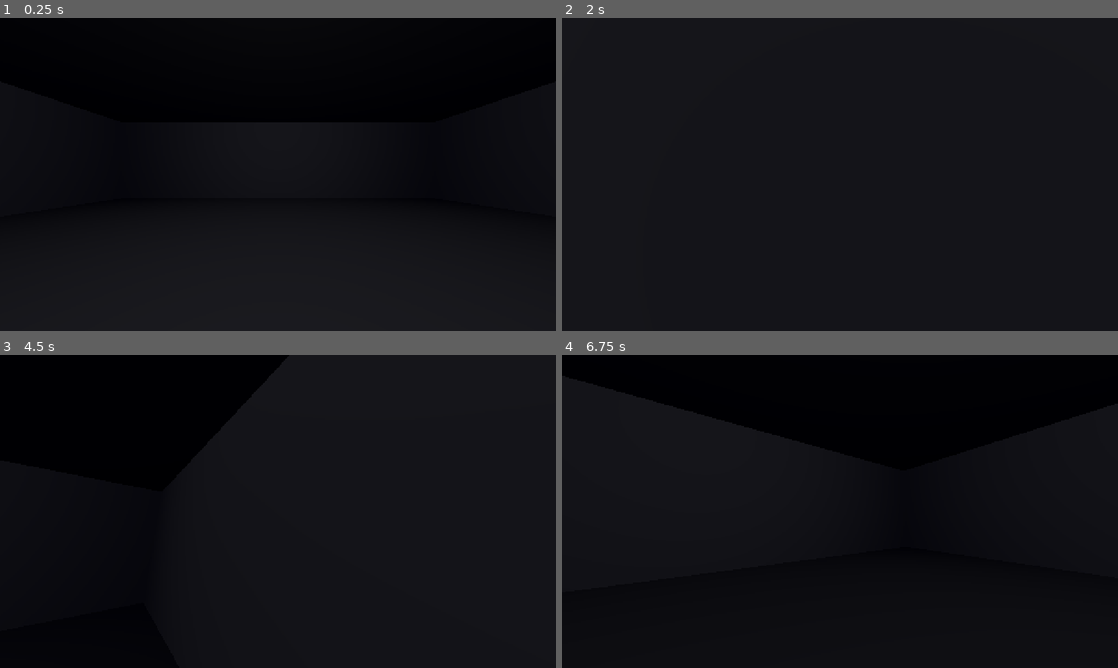
Above: before the commit, frames 1-4 (two rows, left to right).
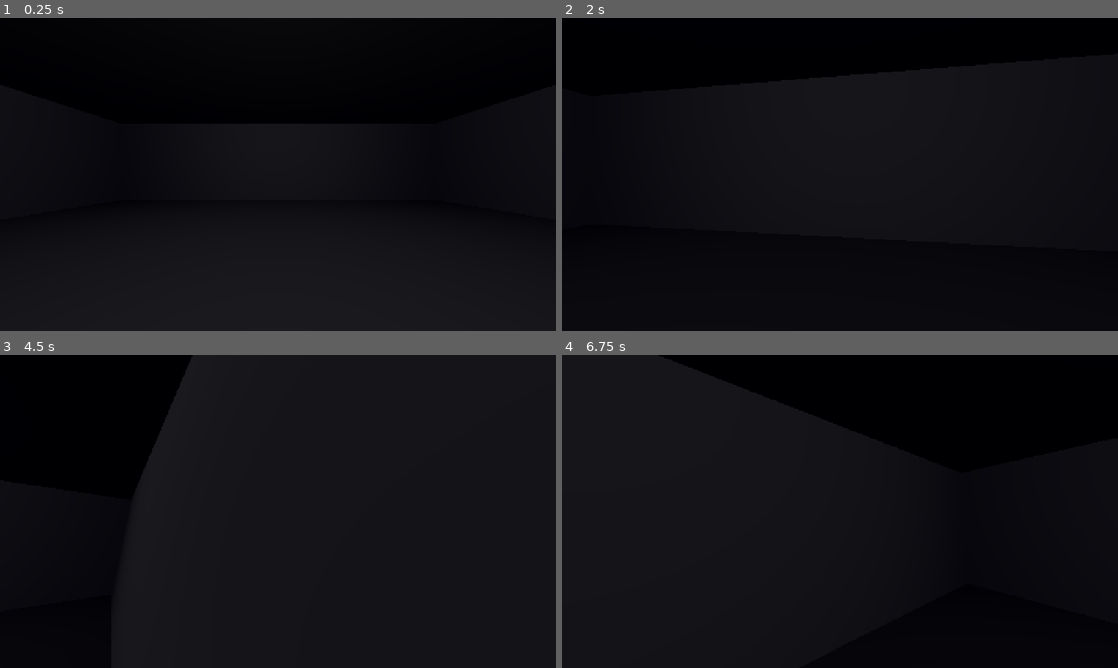
Above: after the commit, the same moments.

Repository: gotospaceplace/angels_and_demons
Game: Godot game, scene res://client/scenes/main.tscn
Two runs of this game, one before a commit and one after it. Both use one fixed random seed, a clock stepped at 60 frames per second and the inputs below. This scene is started directly instead of the project's main scene.
Inputs (mouse positions are in pixels of both pictures, inside the frame that each line leads up to):
- Up to frame 1 (0.25 s): no input
- Up to frame 2 (2 s): tap Enter at 0.5 s; move the mouse to (867, 174) at 0.52 s; hold Space (jump) 0.53-1.28 s; hold W (move_forward) from 0.53 s (still down); move the mouse to (812, 174) at 1.27 s; tap Space (jump) at 1.35, 1.52, 1.82 s
- Up to frame 3 (4.5 s): move the mouse to (289, 505) at 2.02 s; hold Space (jump) 2.03-2.78 s; move the mouse to (272, 517) at 2.77 s; tap Space (jump) at 2.85, 3.02, 3.32, 4.35 s; tap Enter at 3.5 s; move the mouse to (316, 514) at 3.52 s; hold Space (jump) 3.53-4.28 s; tap Escape (ui_cancel) at 4.15 s; move the mouse to (111, 464) at 4.27 s; release W (move_forward) at 4.28 s; hold A (move_left) from 4.28 s (still down)
- Up to frame 4 (6.75 s): tap Space (jump) at 4.52, 4.82, 5.85, 6.02, 6.32 s; move the mouse to (867, 511) at 5.02 s; release A (move_left) at 5.03 s; hold S (move_backward) 5.03-5.78 s; hold Space (jump) 5.03-5.78 s; move the mouse to (756, 433) at 5.77 s; hold D (move_right) 5.78-6.53 s; move the mouse to (962, 495) at 6.52 s; hold W (move_forward) from 6.53 s (still down); hold Space (jump) from 6.53 s (still down)

The runs differ from the first frame. In frame 3, 3.3% of the frame differs, in the area x 25-43%, y 0-44%; in frame 4, less than 0.1%.

Commit message:
Add Phase 2 WB1-WB2: GoldSrc movement system foundation
- movement_constants.gd: all CS 1.6 constants scaled to Godot meters
- player_movement.gd: custom sim loop replacing move_and_slide()
  - Split gravity (Verlet integration)
  - PM_Friction with stopspeed threshold and edge friction
  - PM_Accelerate (ground) and PM_AirAccelerate (30 u/s cap)
  - Stair-step algorithm via move_and_collide
  - Anti-pogo jump (release-and-repress)
- Physics tick rate: 64 → 128
- Gravity: 20.0 → 20.32 m/s² (exact GoldSrc sv_gravity 800)
- Head offset: 0.6 → 0.711m (GoldSrc VEC_VIEW = 28u)

Co-Authored-By: Claude Opus 4.6 <noreply@anthropic.com>

Diff:
--- a/client/scenes/main.tscn
+++ b/client/scenes/main.tscn
@@ -1,6 +1,6 @@
 [gd_scene load_steps=3 format=3 uid="uid://bvx1a2main"]
 
-[ext_resource type="Script" path="res://client/scripts/player_controller.gd" id="1_player"]
+[ext_resource type="Script" path="res://shared/scripts/player_movement.gd" id="1_player"]
 [ext_resource type="PackedScene" path="res://shared/scenes/test_room.tscn" id="2_room"]
 
 [sub_resource type="CapsuleShape3D" id="CapsuleShape3D_player"]
@@ -19,7 +19,7 @@
 shape = SubResource("CapsuleShape3D_player")
 
 [node name="Head" type="Node3D" parent="Player"]
-transform = Transform3D(1, 0, 0, 0, 1, 0, 0, 0, 1, 0, 0.6, 0)
+transform = Transform3D(1, 0, 0, 0, 1, 0, 0, 0, 1, 0, 0.711, 0)
 
 [node name="Camera3D" type="Camera3D" parent="Player/Head"]
 fov = 90.0
--- a/project.godot
+++ b/project.godot
@@ -64,5 +64,5 @@
 
 [physics]
 
-common/physics_ticks_per_second=64
-3d/default_gravity=20.0
+common/physics_ticks_per_second=128
+3d/default_gravity=20.32
--- /dev/null
+++ b/shared/scripts/movement_constants.gd
@@ -0,0 +1,94 @@
+class_name MovementConstants
+extends RefCounted
+
+# Unit conversion: 1 Godot meter = 39.37 GoldSrc units
+const UNITS_PER_METER := 39.37
+const METERS_PER_UNIT := 1.0 / UNITS_PER_METER
+
+# --- Gravity ---
+# GoldSrc: sv_gravity = 800 u/s²
+const GRAVITY := 800.0 * METERS_PER_UNIT  # 20.32 m/s²
+
+# --- Friction ---
+# GoldSrc: sv_friction = 4 (dimensionless)
+const FRICTION := 4.0
+# GoldSrc: sv_stopspeed = 75 u/s
+const STOPSPEED := 75.0 * METERS_PER_UNIT  # 1.905 m/s
+# GoldSrc: edgefriction = 2 (multiplier)
+const EDGE_FRICTION := 2.0
+# GoldSrc: STOP_EPSILON = 0.1 u/s
+const STOP_EPSILON := 0.1 * METERS_PER_UNIT  # ~0.00254 m/s
+
+# --- Acceleration ---
+# GoldSrc: sv_accelerate = 10 (dimensionless)
+const ACCELERATE := 10.0
+# GoldSrc: sv_airaccelerate = 10 (dimensionless)
+const AIR_ACCELERATE := 10.0
+# GoldSrc: air wishspd cap = 30 u/s
+const AIR_SPEED_CAP := 30.0 * METERS_PER_UNIT  # 0.762 m/s
+
+# --- Jumping ---
+# GoldSrc: sqrt(2 * 800 * 45) ≈ 268.33 u/s
+const JUMP_SPEED := 268.33 * METERS_PER_UNIT  # 6.815 m/s
+
+# --- Stepping ---
+# GoldSrc: sv_stepsize = 18 u
+const STEP_SIZE := 18.0 * METERS_PER_UNIT  # 0.457 m
+
+# --- Hull dimensions ---
+# GoldSrc: standing hull height = 72 u (from -36 to 36)
+const HULL_STANDING_HEIGHT := 72.0 * METERS_PER_UNIT  # 1.829 m
+# GoldSrc: ducked hull height = 36 u (from -18 to 18)
+const HULL_DUCKING_HEIGHT := 36.0 * METERS_PER_UNIT  # 0.914 m
+# GoldSrc: hull width = 32 u (radius 16)
+const HULL_RADIUS := 16.0 * METERS_PER_UNIT  # 0.406 m → use capsule radius 0.35
+
+# --- Eye heights (offset from hull center) ---
+# GoldSrc: VEC_VIEW = 28 u
+const VIEW_OFFSET_STANDING := 28.0 * METERS_PER_UNIT  # 0.711 m
+# GoldSrc: VEC_DUCK_VIEW = 12 u
+const VIEW_OFFSET_DUCKING := 12.0 * METERS_PER_UNIT  # 0.305 m
+
+# --- Ducking ---
+# GoldSrc: TIME_TO_DUCK = 0.4 s
+const DUCK_TIME := 0.4
+# GoldSrc: PLAYER_DUCKING_MULTIPLIER = 0.333
+const DUCKING_MULTIPLIER := 0.333
+
+# --- Bunny hop (A&D modified) ---
+# GoldSrc CS 1.6: BUNNYJUMP_MAX_SPEED_FACTOR = 1.2
+# A&D uses progressive degradation instead of hard cap
+const BHOP_FREE_HOPS := 2          # full speed preservation for first N hops
+const BHOP_DEGRADATION_RATE := 0.12 # speed factor lost per hop after free hops
+const BHOP_MIN_SPEED_FACTOR := 0.8  # floor on degradation (never below 80% of maxspeed)
+
+# --- Ladder ---
+# GoldSrc: MAX_CLIMB_SPEED = 200 u/s
+# A&D: enforce this cap (unlike CS 1.6 which allows exploits above it)
+const MAX_CLIMB_SPEED := 200.0 * METERS_PER_UNIT  # 5.08 m/s
+
+# --- Per-weapon maxspeed (Godot m/s) ---
+# GoldSrc values from ReGameDLL weapons.h
+const SPEED_KNIFE := 250.0 * METERS_PER_UNIT     # 6.35 m/s
+const SPEED_PISTOL := 250.0 * METERS_PER_UNIT    # 6.35 m/s
+const SPEED_SMG := 250.0 * METERS_PER_UNIT       # 6.35 m/s
+const SPEED_SCOUT := 260.0 * METERS_PER_UNIT     # 6.60 m/s
+const SPEED_P90 := 245.0 * METERS_PER_UNIT       # 6.22 m/s
+const SPEED_GALIL := 240.0 * METERS_PER_UNIT     # 6.10 m/s
+const SPEED_SG552 := 235.0 * METERS_PER_UNIT     # 5.97 m/s
+const SPEED_M4A1 := 230.0 * METERS_PER_UNIT      # 5.84 m/s
+const SPEED_AK47 := 221.0 * METERS_PER_UNIT      # 5.61 m/s
+const SPEED_M249 := 220.0 * METERS_PER_UNIT      # 5.59 m/s
+const SPEED_AWP := 210.0 * METERS_PER_UNIT        # 5.33 m/s
+const SPEED_AWP_ZOOMED := 150.0 * METERS_PER_UNIT # 3.81 m/s
+
+# --- Gameplay thresholds ---
+# GoldSrc: 140 u/s movement inaccuracy threshold
+const INACCURACY_SPEED_THRESHOLD := 140.0 * METERS_PER_UNIT  # 3.556 m/s
+
+# --- Ground detection ---
+const GROUND_TRACE_DIST := 2.0 * METERS_PER_UNIT  # 0.051 m
+const FLOOR_NORMAL_MIN := 0.7  # normal.y >= 0.7 for walkable surface (~45°)
+
+# --- Edge friction trace ---
+const EDGE_FRICTION_TRACE_DIST := 16.0 * METERS_PER_UNIT  # 0.406 m ahead
--- /dev/null
+++ b/shared/scripts/player_movement.gd
@@ -0,0 +1,239 @@
+extends CharacterBody3D
+
+const MC := preload("res://shared/scripts/movement_constants.gd")
+const MOUSE_SENSITIVITY := 0.002
+
+@onready var head: Node3D = $Head
+@onready var camera: Camera3D = $Head/Camera3D
+@onready var standing_collision: CollisionShape3D = $PlayerCollision
+
+var wish_dir := Vector3.ZERO
+var wish_speed := 0.0
+var max_speed := MC.SPEED_KNIFE
+var on_ground := false
+var was_on_ground := false
+var jump_pressed := false
+var jump_was_pressed := false
+
+func _ready() -> void:
+	Input.mouse_mode = Input.MOUSE_MODE_CAPTURED
+
+func _unhandled_input(event: InputEvent) -> void:
+	if event is InputEventMouseMotion:
+		rotate_y(-event.relative.x * MOUSE_SENSITIVITY)
+		head.rotate_x(-event.relative.y * MOUSE_SENSITIVITY)
+		head.rotation.x = clampf(head.rotation.x, -PI / 2.0, PI / 2.0)
+
+	if event.is_action_pressed("ui_cancel"):
+		Input.mouse_mode = Input.MOUSE_MODE_VISIBLE
+
+func _physics_process(delta: float) -> void:
+	_read_input()
+	_categorize_position()
+
+	if on_ground:
+		_ground_move(delta)
+	else:
+		_air_move(delta)
+
+	_categorize_position()
+
+	# Post-move half gravity
+	if not on_ground:
+		velocity.y -= MC.GRAVITY * delta * 0.5
+	else:
+		velocity.y = 0.0
+
+func _read_input() -> void:
+	var input_dir := Input.get_vector("move_left", "move_right", "move_forward", "move_backward")
+	var forward := -global_transform.basis.z
+	var right := global_transform.basis.x
+
+	forward.y = 0.0
+	right.y = 0.0
+	forward = forward.normalized()
+	right = right.normalized()
+
+	var wish_vel := forward * (-input_dir.y) + right * input_dir.x
+	wish_speed = wish_vel.length() * max_speed
+
+	if wish_vel.length() > 0.001:
+		wish_dir = wish_vel.normalized()
+	else:
+		wish_dir = Vector3.ZERO
+
+	jump_was_pressed = jump_pressed
+	jump_pressed = Input.is_action_pressed("jump")
+
+func _categorize_position() -> void:
+	was_on_ground = on_ground
+
+	# Trace downward to check for ground
+	var test_motion := Vector3(0, -MC.GROUND_TRACE_DIST, 0)
+	var collision := move_and_collide(test_motion, true)
+
+	if collision and collision.get_normal().y >= MC.FLOOR_NORMAL_MIN:
+		on_ground = true
+	else:
+		on_ground = false
+
+func _ground_move(delta: float) -> void:
+	# Pre-move half gravity
+	velocity.y -= MC.GRAVITY * delta * 0.5
+	velocity.y = 0.0
+
+	# Jump check: must release and re-press (anti-pogo)
+	if jump_pressed and not jump_was_pressed and on_ground:
+		velocity.y = MC.JUMP_SPEED
+		on_ground = false
+		_air_move(delta)
+		return
+
+	# Friction
+	_apply_friction(delta)
+
+	# Ground acceleration
+	_apply_ground_acceleration(delta)
+
+	# Walk move with stair stepping
+	_walk_move(delta)
+
+func _air_move(delta: float) -> void:
+	# Pre-move half gravity
+	velocity.y -= MC.GRAVITY * delta * 0.5
+
+	# Air acceleration
+	_apply_air_acceleration(delta)
+
+	# Fly move (slide against surfaces)
+	_fly_move(delta)
+
+func _apply_friction(delta: float) -> void:
+	var speed := Vector3(velocity.x, 0, velocity.z).length()
+	if speed < MC.STOP_EPSILON:
+		velocity.x = 0.0
+		velocity.z = 0.0
+		return
+
+	var control := maxf(speed, MC.STOPSPEED)
+
+	# Edge friction check
+	var friction := MC.FRICTION
+	if _check_edge_friction():
+		friction *= MC.EDGE_FRICTION
+
+	var drop := control * friction * delta
+	var new_speed := maxf(0.0, speed - drop)
+	var factor := new_speed / speed
+
+	velocity.x *= factor
+	velocity.z *= factor
+
+func _check_edge_friction() -> bool:
+	# Trace forward at foot level to detect edges
+	var hvel := Vector3(velocity.x, 0, velocity.z)
+	if hvel.length() < MC.STOP_EPSILON:
+		return false
+
+	var trace_dir := hvel.normalized()
+	var start := global_position + trace_dir * MC.EDGE_FRICTION_TRACE_DIST
+
+	# Cast downward from that point
+	var params := PhysicsRayQueryParameters3D.create(
+		start,
+		start + Vector3(0, -MC.HULL_STANDING_HEIGHT * 0.5 - MC.GROUND_TRACE_DIST, 0)
+	)
+	params.exclude = [get_rid()]
+
+	var space_state := get_world_3d().direct_space_state
+	var result := space_state.intersect_ray(params)
+
+	return result.is_empty()
+
+func _apply_ground_acceleration(delta: float) -> void:
+	if wish_dir.length() < 0.001:
+		return
+
+	var current_speed := velocity.dot(wish_dir)
+	var add_speed := wish_speed - current_speed
+	if add_speed <= 0.0:
+		return
+
+	var accel_speed := MC.ACCELERATE * delta * wish_speed
+	accel_speed = minf(accel_speed, add_speed)
+
+	velocity.x += accel_speed * wish_dir.x
+	velocity.z += accel_speed * wish_dir.z
+
+func _apply_air_acceleration(delta: float) -> void:
+	if wish_dir.length() < 0.001:
+		return
+
+	# Cap wishspd at 30 u/s (0.762 m/s) for addspeed check
+	var wish_spd_capped := minf(wish_speed, MC.AIR_SPEED_CAP)
+
+	var current_speed := velocity.dot(wish_dir)
+	var add_speed := wish_spd_capped - current_speed
+	if add_speed <= 0.0:
+		return
+
+	# accelspeed uses original uncapped wish_speed
+	var accel_speed := MC.AIR_ACCELERATE * wish_speed * delta
+	accel_speed = minf(accel_speed, add_speed)
+
+	velocity.x += accel_speed * wish_dir.x
+	velocity.z += accel_speed * wish_dir.z
+
+func _walk_move(delta: float) -> void:
+	var move := Vector3(velocity.x, 0, velocity.z) * delta
+
+	# Try flat move
+	var flat_collision := move_and_collide(move)
+	if not flat_collision:
+		return
+
+	# Slide along the collision surface
+	var remainder := flat_collision.get_remainder()
+	var normal := flat_collision.get_normal()
+	var slide := remainder.slide(normal)
+
+	if slide.length() > 0.001:
+		# Try step-up: move up, slide, move down
+		var step_up := move_and_collide(Vector3(0, MC.STEP_SIZE, 0))
+		var step_up_height := MC.STEP_SIZE
+		if step_up:
+			step_up_height = MC.STEP_SIZE - step_up.get_remainder().length()
+
+		var step_slide := move_and_collide(slide)
+
+		# Step back down
+		var step_down := move_and_collide(Vector3(0, -step_up_height, 0))
+		if step_down and step_down.get_normal().y >= MC.FLOOR_NORMAL_MIN:
+			return  # successful step-up
+
+		# Step-up failed, just do the flat slide
+		move_and_collide(Vector3(0, -step_up_height, 0))
+
+	# Final flat slide attempt
+	if slide.length() > 0.001:
+		move_and_collide(slide)
+
+func _fly_move(delta: float) -> void:
+	var move := velocity * delta
+
+	var collision := move_and_collide(move)
+	if not collision:
+		return
+
+	# Slide along collision surface
+	var remainder := collision.get_remainder()
+	var normal := collision.get_normal()
+	var slide := remainder.slide(normal)
+
+	# Adjust velocity to slide along wall
+	velocity = velocity.slide(normal)
+
+	if slide.length() > 0.001:
+		var collision2 := move_and_collide(slide)
+		if collision2:
+			velocity = velocity.slide(collision2.get_normal())
